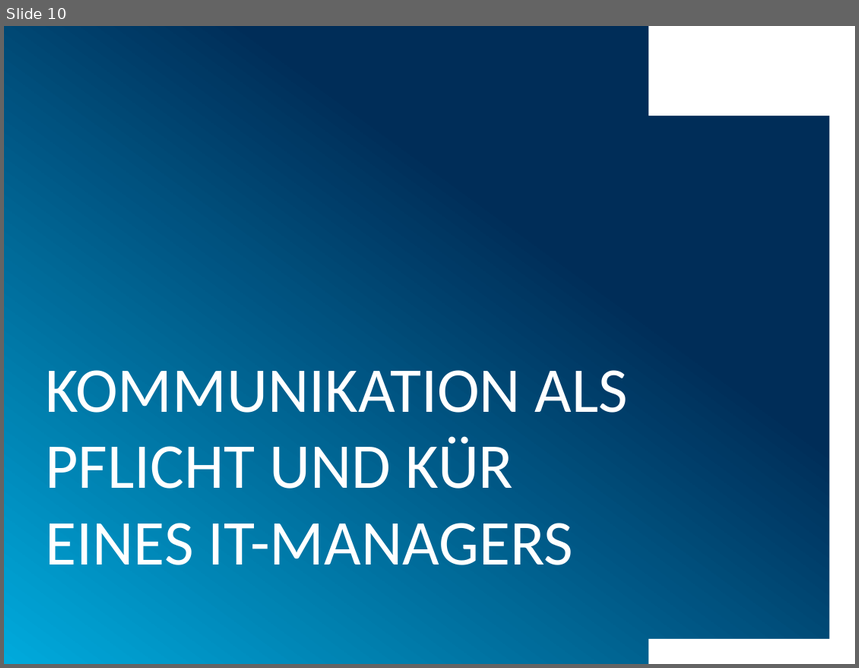
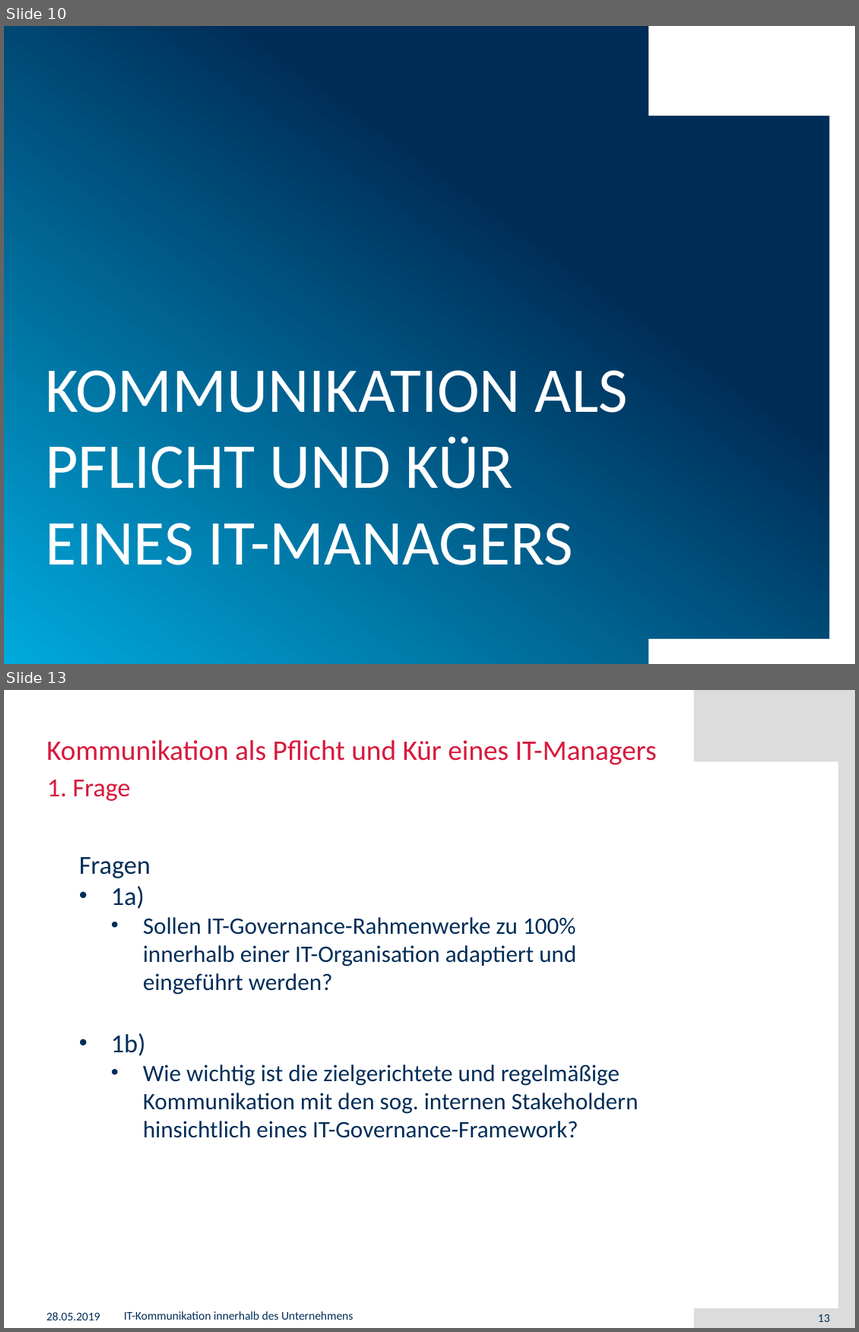
Before and after one commit to muensto/itm_vortrag_1233, a slide deck: 20190528.pptx. Shown one above the other, each under a label of ours: slide 10 before the commit, slides 10 and 13 after it; the slides between them are not shown. The pictures are 859x668 and 859x1332 pixels, drawn with LibreOffice and Linux fonts; fonts in the diff are those of the drawing; background and template pictures are left out. Boxes give left, top, right and bottom in pixels: in the first picture for what was removed or moved away, otherwise in the second. Text is boxed around its words. In the diff, an @@ line names an element or a change of style, - is before the commit and + after.

```diff
--- a/20190528.pptx
+++ b/20190528.pptx
@@ slide 13 added at (4,690,855,1328), background #FFFFFF @@
@@ rectangle added at (694,690,855,761), fill #DCDCDC @@
@@ rectangle added at (839,690,855,1323), fill #DCDCDC @@
@@ title added at (47,740,657,765), 24 pt, text #D7193C @@
+Kommunikation als Pflicht und Kür eines IT-Managers
@@ text added at (47,780,130,801), 22 pt, text #D7193C @@
+1. Frage
@@ text added at (79,857,639,1138), 20 pt, text #002D58 @@
+Fragen
+• 1a)
+  • Sollen IT-Governance-Rahmenwerke zu 100% innerhalb einer IT-Organisation adaptiert und eingeführt werden?
+• 1b)
+  • Wie wichtig ist die zielgerichtete und regelmäßige Kommunikation mit den sog. internen Stakeholdern hinsichtlich eines IT-Governance-Framework?
@@ text added at (47,1312,101,1321), 10 pt, text #002D58 @@
+28.05.2019
@@ text added at (124,1312,353,1320), 10 pt, text #002D58 @@
+IT-Kommunikation innerhalb des Unternehmens
@@ rectangle added at (694,1309,855,1328), fill #DCDCDC @@
@@ page number added at (818,1315,830,1322), 10 pt, text #002D58 @@
+13
```
Also in this commit, not shown: 2 slides changed, 12 other slides added.
